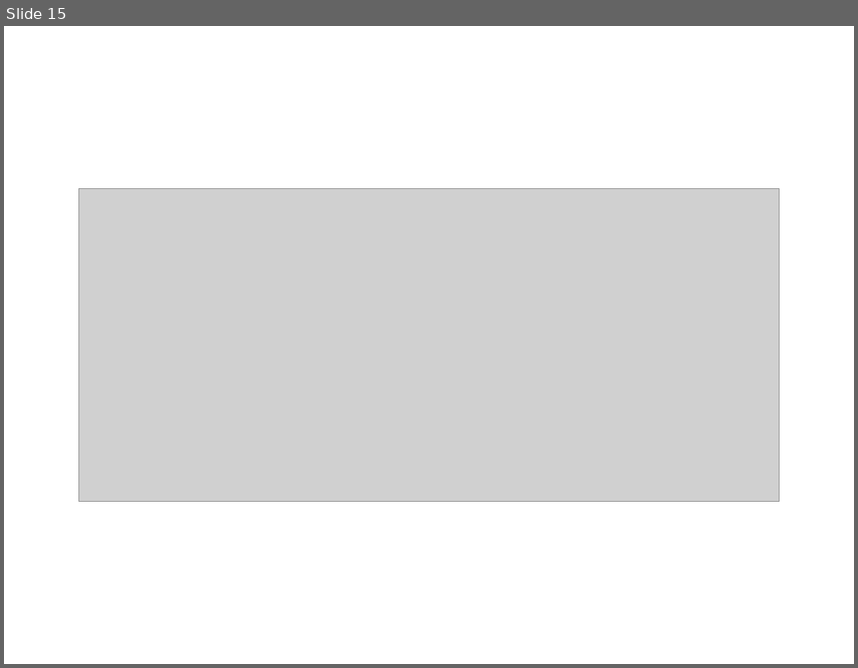
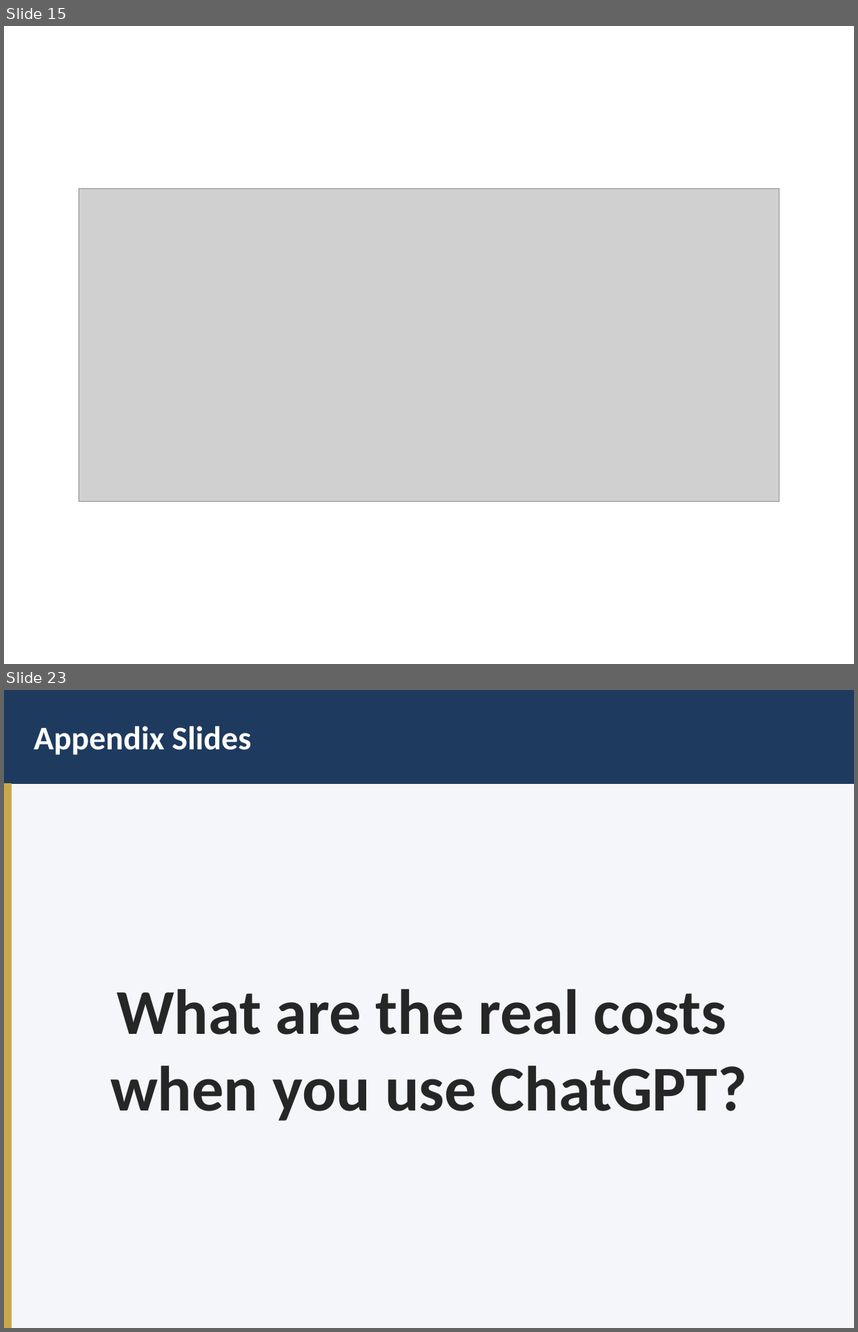
Before and after one commit to jweisenfeld/AI, a slide deck: pmc1/PMC-AI-Technical-Overview.pptx. Shown one above the other, each under a label of ours: slide 15 before the commit, slides 15 and 23 after it; the slides between them are not shown. The pictures are 858x668 and 858x1332 pixels, drawn with LibreOffice and Linux fonts; fonts in the diff are those of the drawing; grey boxes stand for pictures. Boxes give left, top, right and bottom in pixels: in the first picture for what was removed or moved away, otherwise in the second. Text is boxed around its words. In the diff, an @@ line names an element or a change of style, - is before the commit and + after.

```diff
--- a/pmc1/PMC-AI-Technical-Overview.pptx
+++ b/pmc1/PMC-AI-Technical-Overview.pptx
@@ slide 23 added at (x1=4, y1=690, x2=854, y2=1328), background #F4F6F9 @@
@@ rectangle added at (x1=4, y1=690, x2=854, y2=784), fill #1E3A5F, outline #1E3A5F 1 pt @@
@@ text added at (x1=34, y1=726, x2=251, y2=755), 28 pt, text #FFFFFF, bold @@
+Appendix Slides
@@ rectangle added at (x1=4, y1=784, x2=11, y2=1328), fill #C9A84C, outline #C9A84C 1 pt @@
@@ text added at (x1=110, y1=989, x2=747, y2=1121), 54 pt, text #262626, bold @@
+What are the real costs
+when you use ChatGPT?
```
Also in this commit, not shown: 2 slides changed, 7 other slides added.
